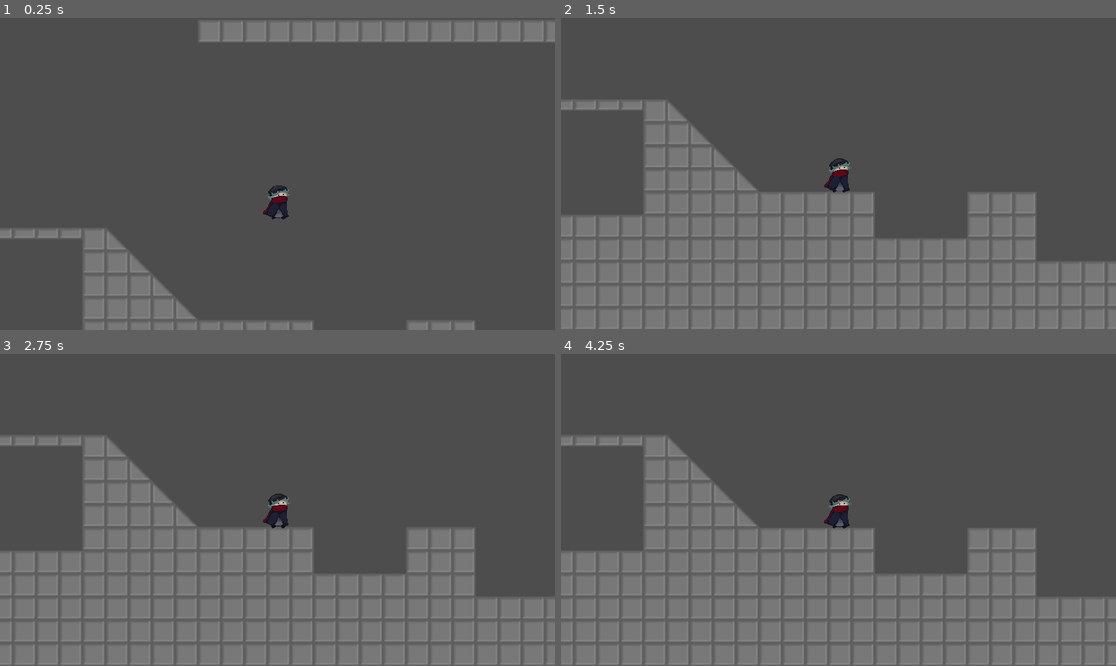
Above: before the commit, frames 1-4 (two rows, left to right).
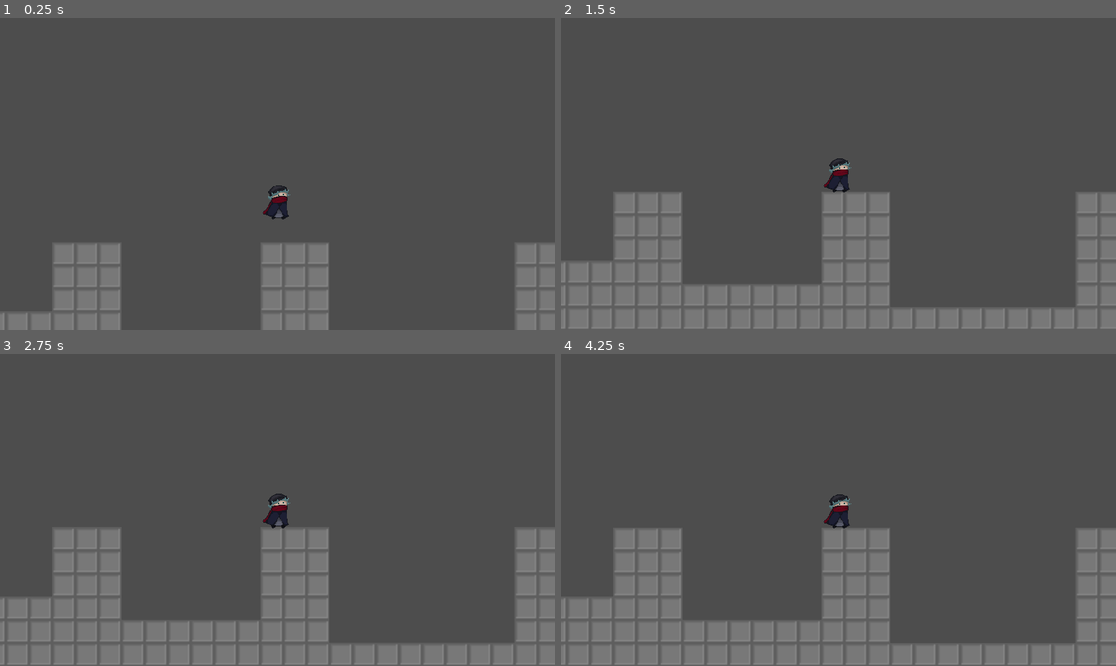
Above: after the commit, the same moments.

Repository: FirePowerGH/EchoesOfSteel
Game: Godot game, scene res://game/world/overworld/test_world/test_scene_w_rooms.tscn
Two runs of this game, one before a commit and one after it. Both use one fixed random seed, a clock stepped at 60 frames per second and the inputs below. Before the commit the project starts from res://game/world/overworld/test_world/test_scene.tscn.
Inputs:
- Up to frame 1 (0.25 s): no input
- Up to frame 2 (1.5 s): no input
- Up to frame 3 (2.75 s): tap Enter at 2 s
- Up to frame 4 (4.25 s): tap Space at 2.75 s

The runs differ from the first frame. In frame 1, 13% of the frame differs, in the area x 0-100%, y 0-100%; in frame 2, 21%; in frame 3, 21%; in frame 4, 21%, in the area x 0-100%, y 26-100%.

Commit message:
adda min test level

Diff:
--- a/game/world/overworld/test_scene.tscn
+++ b/game/world/overworld/test_world/test_scene_w_rooms.tscn
@@ -1,11 +1,11 @@
-[gd_scene load_steps=5 format=4 uid="uid://dh83q27cjjbgc"]
+[gd_scene load_steps=6 format=4 uid="uid://banfgoi36d6t7"]
 
-[ext_resource type="Texture2D" path="res://game/world/overworld/sprites/Block_tilesheet.png" id="1_yk6gi"]
-[ext_resource type="PackedScene" uid="uid://sxwxwnqvibvf" path="res://game/entities/player/player.tscn" id="2_gpwft"]
-[ext_resource type="PackedScene" uid="uid://b3v4bqm2rnaeq" path="res://common/start_dungeon.tscn" id="3_kl8v2"]
+[ext_resource type="Texture2D" uid="uid://mkl64b7hukgw" path="res://game/world/overworld/test_world/sprites/Block_tilesheet.png" id="1_wcegd"]
+[ext_resource type="PackedScene" uid="uid://sxwxwnqvibvf" path="res://game/entities/player/player.tscn" id="2_47kec"]
+[ext_resource type="PackedScene" uid="uid://b3v4bqm2rnaeq" path="res://common/start_dungeon.tscn" id="3_g4f3f"]
 
 [sub_resource type="TileSetAtlasSource" id="TileSetAtlasSource_2r1ga"]
-texture = ExtResource("1_yk6gi")
+texture = ExtResource("1_wcegd")
 0:0/0 = 0
 0:0/0/physics_layer_0/polygon_0/points = PackedVector2Array(-8, -8, 8, -8, 8, 8, -8, 8)
 1:0/0 = 0
--- a/project.godot
+++ b/project.godot
@@ -11,7 +11,7 @@
 [application]
 
 config/name="epicVeedeeoGaymu"
-run/main_scene="res://game/world/overworld/test_world/test_scene.tscn"
+run/main_scene="res://game/world/overworld/test_world/test_scene_w_rooms.tscn"
 config/features=PackedStringArray("4.3", "Forward Plus")
 config/icon="res://icon.svg"
 
Not shown: 1 places in game/world/overworld/test_world/test_scene_w_rooms.tscn that only renumber resources
